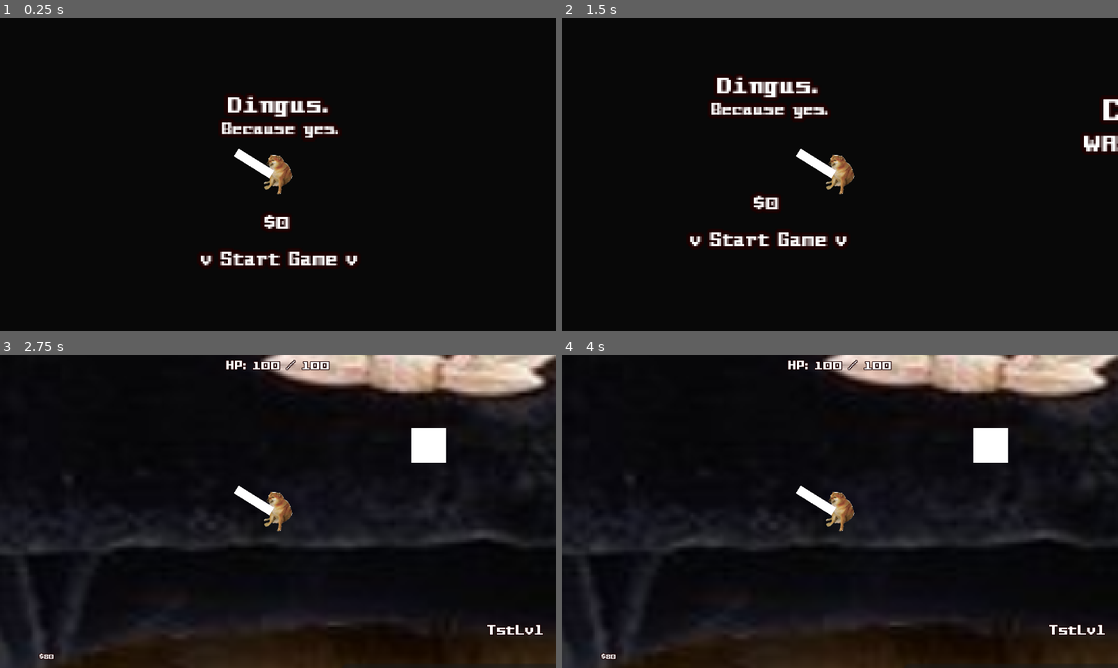
Above: before the commit, frames 1-4 (two rows, left to right).
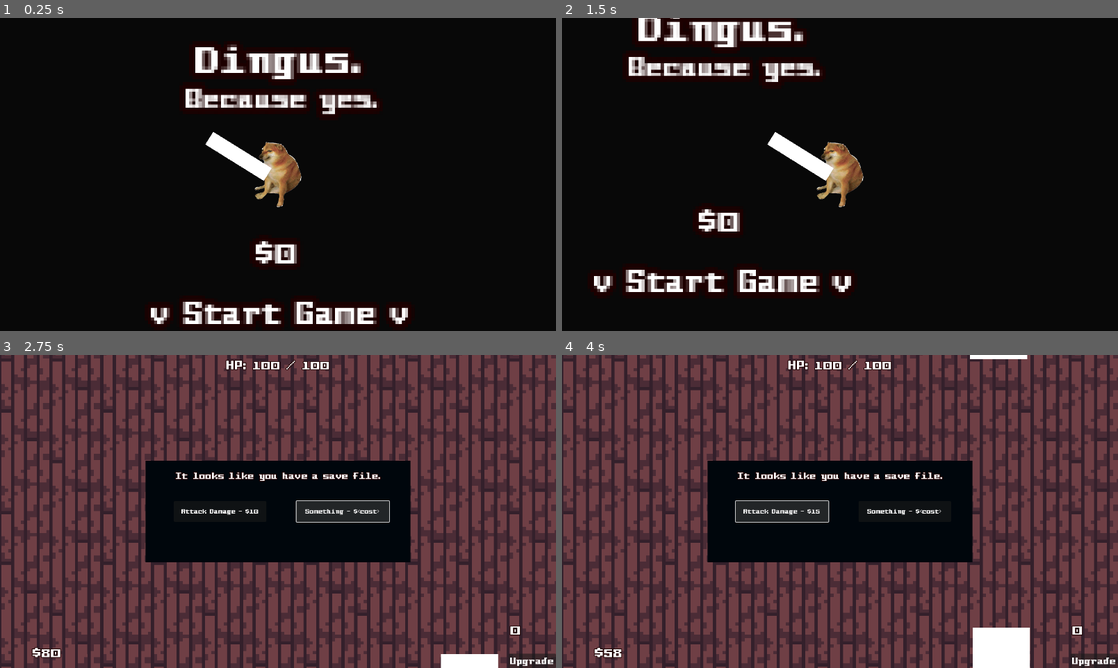
Above: after the commit, the same moments.

Repository: snoutibur-academic/Dingy-Dungeon-Game
Game: Godot game, scene res://Scenes/Main/Main.tscn
The game is run twice, just before and just after one commit, with the same random seed, the same clock (stepped at 60 frames per second) and the same inputs.
Inputs (mouse positions are in pixels of both pictures, inside the frame that each line leads up to):
- Up to frame 1 (0.25 s): no input
- Up to frame 2 (1.5 s): tap Enter at 0.5 s; move the mouse to (962, 158) at 0.52 s; hold D (right) 0.53-1.28 s; move the mouse to (728, 190) at 1.27 s; hold S (down) from 1.28 s (still down)
- Up to frame 3 (2.75 s): release S (down) at 2 s; click (344, 511) at 2 s, where only the run after the commit has a clickable "Something - $<cost>"
- Up to frame 4 (4 s): click (784, 511) at 2.75 s, where only the run after the commit has a clickable "Attack Damage - $10"; click (784, 511) at 3.5 s, where only the run after the commit has a clickable "Attack Damage - $12"

The runs differ from the first frame. In frame 1, 8.0% of the frame differs, in the area x 27-74%, y 8-98%; in frame 2, 8.8%; in frame 3, 86%; in frame 4, 86%, in the area x 0-100%, y 0-100%.

Commit message:
Upgrade Menu, Damage, & Doors
Yaay

Diff:
--- a/GlobalScripts/Game.gd
+++ b/GlobalScripts/Game.gd
@@ -3,5 +3,6 @@
 var playerHP = 100
 var playerMaxHP = 100
 var money = 0
+var attackDamage = 1
 
 var room = 0
--- a/Mobs/Dingy.tscn
+++ b/Mobs/Dingy.tscn
@@ -3,13 +3,13 @@
 [ext_resource type="Script" path="res://Mobs/Dingy.gd" id="1_01lvh"]
 
 [sub_resource type="RectangleShape2D" id="RectangleShape2D_rfl56"]
-size = Vector2(18, 17)
+size = Vector2(16, 15)
 
 [sub_resource type="RectangleShape2D" id="RectangleShape2D_13x0u"]
-size = Vector2(22, 22)
+size = Vector2(18, 18)
 
 [sub_resource type="CircleShape2D" id="CircleShape2D_ud4sb"]
-radius = 69.4622
+radius = 90.0056
 
 [node name="Dingy" type="CharacterBody2D"]
 script = ExtResource("1_01lvh")
--- a/Player/HUD.tscn
+++ b/Player/HUD.tscn
@@ -1,7 +1,8 @@
-[gd_scene load_steps=4 format=3 uid="uid://hj0lanaxubde"]
+[gd_scene load_steps=5 format=3 uid="uid://hj0lanaxubde"]
 
 [ext_resource type="Theme" uid="uid://b2uy38s86fu5v" path="res://Theme/Main.tres" id="1_5xnaw"]
 [ext_resource type="Script" path="res://Player/HUD.gd" id="1_ecv5k"]
+[ext_resource type="Script" path="res://Player/UpgradeAttackButton.gd" id="3_jdvxh"]
 
 [sub_resource type="GDScript" id="GDScript_euhmn"]
 script/source = "extends Label
@@ -58,8 +59,86 @@
 offset_bottom = -19.0
 grow_vertical = 0
 theme = ExtResource("1_5xnaw")
-theme_override_font_sizes/font_size = 18
+theme_override_font_sizes/font_size = 35
 text = "{currencyDisplay}"
 horizontal_alignment = 1
 vertical_alignment = 1
 script = SubResource("GDScript_euhmn")
+
+[node name="CanvasGroup" type="CanvasGroup" parent="."]
+
+[node name="UpgradeMenu" type="CanvasLayer" parent="CanvasGroup"]
+
+[node name="ColorRect" type="ColorRect" parent="CanvasGroup/UpgradeMenu"]
+anchors_preset = 8
+anchor_left = 0.5
+anchor_top = 0.5
+anchor_right = 0.5
+anchor_bottom = 0.5
+offset_left = -343.0
+offset_top = -131.0
+offset_right = 343.0
+offset_bottom = 131.0
+grow_horizontal = 2
+grow_vertical = 2
+color = Color(0, 0.0235294, 0.0470588, 1)
+
+[node name="UpgradeSomething" type="Button" parent="CanvasGroup/UpgradeMenu/ColorRect"]
+layout_mode = 1
+anchors_preset = 6
+anchor_left = 1.0
+anchor_top = 0.5
+anchor_right = 1.0
+anchor_bottom = 0.5
+offset_left = -295.0
+offset_top = -27.0
+offset_right = -55.0
+offset_bottom = 27.0
+grow_horizontal = 0
+grow_vertical = 2
+theme = ExtResource("1_5xnaw")
+text = "Something - $<cost>"
+
+[node name="UpgradeAttackButton" type="Button" parent="CanvasGroup/UpgradeMenu/ColorRect"]
+layout_mode = 1
+anchors_preset = 4
+anchor_top = 0.5
+anchor_bottom = 0.5
+offset_left = 73.0
+offset_top = -27.0
+offset_right = 313.0
+offset_bottom = 27.0
+grow_vertical = 2
+theme = ExtResource("1_5xnaw")
+text = "Attack Damage - $<cost>"
+script = ExtResource("3_jdvxh")
+
+[node name="Label" type="Label" parent="CanvasGroup/UpgradeMenu/ColorRect"]
+layout_mode = 1
+anchors_preset = 5
+anchor_left = 0.5
+anchor_right = 0.5
+offset_left = -261.0
+offset_top = 24.0
+offset_right = 262.0
+offset_bottom = 53.0
+grow_horizontal = 2
+theme = ExtResource("1_5xnaw")
+theme_override_font_sizes/font_size = 24
+text = "It looks like you have a save file."
+
+[node name="UpgradeMenuShowButton" type="Button" parent="."]
+anchors_preset = 3
+anchor_left = 1.0
+anchor_top = 1.0
+anchor_right = 1.0
+anchor_bottom = 1.0
+offset_left = -85.0
+offset_top = -27.0
+grow_horizontal = 0
+grow_vertical = 0
+theme = ExtResource("1_5xnaw")
+theme_override_font_sizes/font_size = 24
+text = "Upgrade"
+
+[connection signal="pressed" from="CanvasGroup/UpgradeMenu/ColorRect/UpgradeAttackButton" to="CanvasGroup/UpgradeMenu/ColorRect/UpgradeAttackButton" method="_on_pressed"]
--- a/Player/Player.gd
+++ b/Player/Player.gd
@@ -1,6 +1,6 @@
 extends CharacterBody2D
 
-@export var move_speed = 40
+@export var move_speed = 15
 @onready var anim = $AnimatedSprite2D
 
 func _ready():
--- a/Player/Player.tscn
+++ b/Player/Player.tscn
@@ -54,7 +54,7 @@
 shape = SubResource("CapsuleShape2D_5pmx1")
 
 [node name="Camera2D" type="Camera2D" parent="."]
-zoom = Vector2(5, 5)
+zoom = Vector2(8.225, 8.225)
 
 [node name="Sword" type="ColorRect" parent="."]
 offset_left = -2.0
--- /dev/null
+++ b/Player/UpgradeAttackButton.gd
@@ -0,0 +1,12 @@
+extends Button
+
+var cost = 10
+
+func _process(delta):
+	self.text = "Attack Damage - $" + str(cost)
+
+func _on_pressed():
+	if Game.money >= cost:
+		Game.money -= cost
+		"Actually upgrade the damage"
+		cost += round(cost/4.7)
--- a/Scenes/Levels/1Level.tscn
+++ b/Scenes/Levels/1Level.tscn
@@ -1,10 +1,12 @@
-[gd_scene load_steps=11 format=3 uid="uid://cxorl8ikb27n7"]
+[gd_scene load_steps=13 format=3 uid="uid://cxorl8ikb27n7"]
 
 [ext_resource type="PackedScene" uid="uid://r4cyijexe6ga" path="res://Player/Player.tscn" id="1_ucswq"]
 [ext_resource type="Script" path="res://Scenes/Levels/1Level.gd" id="1_wfkhm"]
 [ext_resource type="Texture2D" uid="uid://cuuw8p6lmv3iu" path="res://Textures/Assets.png" id="3_ioxxc"]
-[ext_resource type="Texture2D" uid="uid://nfey3vqutrwa" path="res://Textures/Door.png" id="4_kvxkg"]
 [ext_resource type="Texture2D" uid="uid://os1r4uxcvm7j" path="res://Textures/Full Sheet.png" id="4_momyy"]
+[ext_resource type="Texture2D" uid="uid://bgj4vc6dww46h" path="res://Textures/betterDoor.png" id="5_5hqh1"]
+[ext_resource type="PackedScene" uid="uid://cftxhxs5d7qr4" path="res://Mobs/Dingy.tscn" id="6_7e2e4"]
+[ext_resource type="PackedScene" uid="uid://hj0lanaxubde" path="res://Player/HUD.tscn" id="7_jp5jq"]
 
 [sub_resource type="TileSetAtlasSource" id="TileSetAtlasSource_tpa08"]
 texture = ExtResource("3_ioxxc")
@@ -477,7 +479,7 @@
 size = Vector2(283, 20)
 
 [sub_resource type="RectangleShape2D" id="RectangleShape2D_roeow"]
-size = Vector2(4, 34)
+size = Vector2(8, 76)
 
 [node name="World" type="Node2D"]
 script = ExtResource("1_wfkhm")
@@ -513,12 +515,23 @@
 position = Vector2(133, -87)
 
 [node name="CollisionShape2D" type="CollisionShape2D" parent="Door"]
-position = Vector2(-5, -1)
+position = Vector2(-7, 19)
 shape = SubResource("RectangleShape2D_roeow")
 
-[node name="Door2" type="Sprite2D" parent="."]
-position = Vector2(128, -88)
-scale = Vector2(0.2, 0.231293)
-texture = ExtResource("4_kvxkg")
+[node name="BetterDoor" type="Sprite2D" parent="Door"]
+position = Vector2(-7, 19)
+scale = Vector2(0.449999, 0.520408)
+texture = ExtResource("5_5hqh1")
+
+[node name="Dingy" parent="." instance=ExtResource("6_7e2e4")]
+position = Vector2(64, -65)
+
+[node name="Dingy2" parent="." instance=ExtResource("6_7e2e4")]
+position = Vector2(67, 68)
+
+[node name="Dingy3" parent="." instance=ExtResource("6_7e2e4")]
+position = Vector2(-82, 78)
+
+[node name="HUD" parent="." instance=ExtResource("7_jp5jq")]
 
 [connection signal="body_entered" from="Door" to="." method="_on_door_body_entered"]
--- a/Scenes/Main/MainScene.gd
+++ b/Scenes/Main/MainScene.gd
@@ -9,13 +9,13 @@
 		if Utils.loadGame(): # If player has an existing save file, ask if they wish to load it
 			$LoadSave.show()
 		else:
-			get_tree().change_scene_to_file(("res:///Scenes/Levels/DebugLevel.tscn"))
+			get_tree().change_scene_to_file(("res:///Scenes/Levels/1Level.tscn"))
 
 
 "Load save menu"
 func _on_no_load_button_pressed():
-	get_tree().change_scene_to_file(("res:///Scenes/Levels/DebugLevel.tscn"))
+	get_tree().change_scene_to_file(("res:///Scenes/Levels/1Level.tscn"))
 
 func _on_load_button_pressed():
 	Utils.loadGame()
-	get_tree().change_scene_to_file(("res:///Scenes/Levels/DebugLevel.tscn"))
+	get_tree().change_scene_to_file(("res:///Scenes/Levels/1Level.tscn"))
Binary file added: Textures/betterDoor.png
Not shown, added: Textures/betterDoor.png.import
